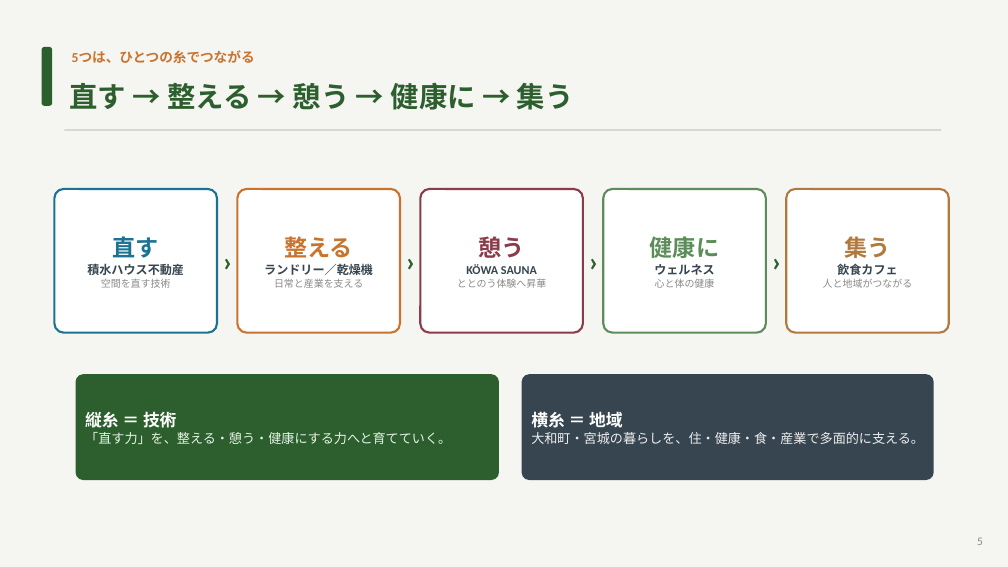
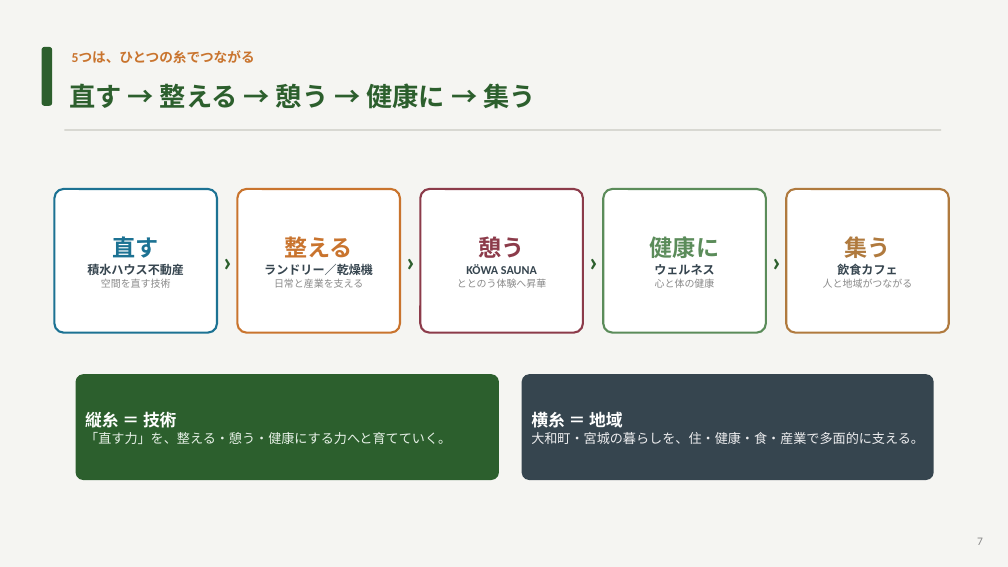
Before and after one commit to hiroaki-hab/test-repo-my-first-codex-smart-support-dev, a slide deck: slide 7 of 光和工業_ビジョン資料.pptx (slide 5 before the commit). Drawn at 1008x567 pixels with LibreOffice and Linux fonts; fonts in the diff are those of the drawing. Boxes give left, top, right and bottom in pixels: in the first picture for what was removed or moved away, otherwise in the second. Text is boxed around its words. In the diff, an @@ line names an element or a change of style, - is before the commit and + after.

```diff
--- a/光和工業_ビジョン資料.pptx
+++ b/光和工業_ビジョン資料.pptx
@@ text "直す → 整える → 憩う ..." at bbox=[69, 83, 535, 109]: size 27 to 25 pt @@
@@ text at bbox=[977, 537, 983, 545]: text changed @@
-5
+7
```
Also in this commit, not shown: 9 other slides changed, 5 slides added, 2 slides removed, 19 other files.
